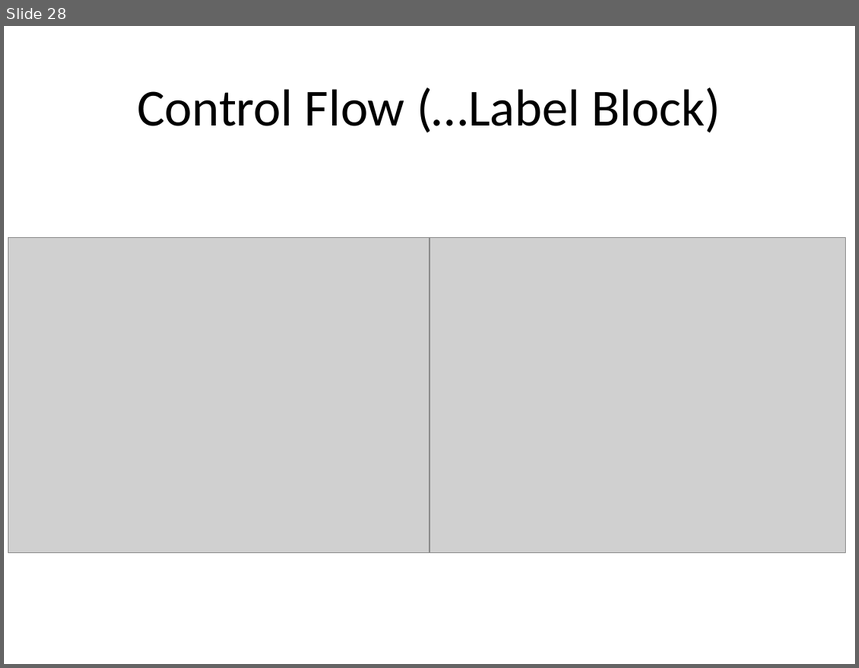
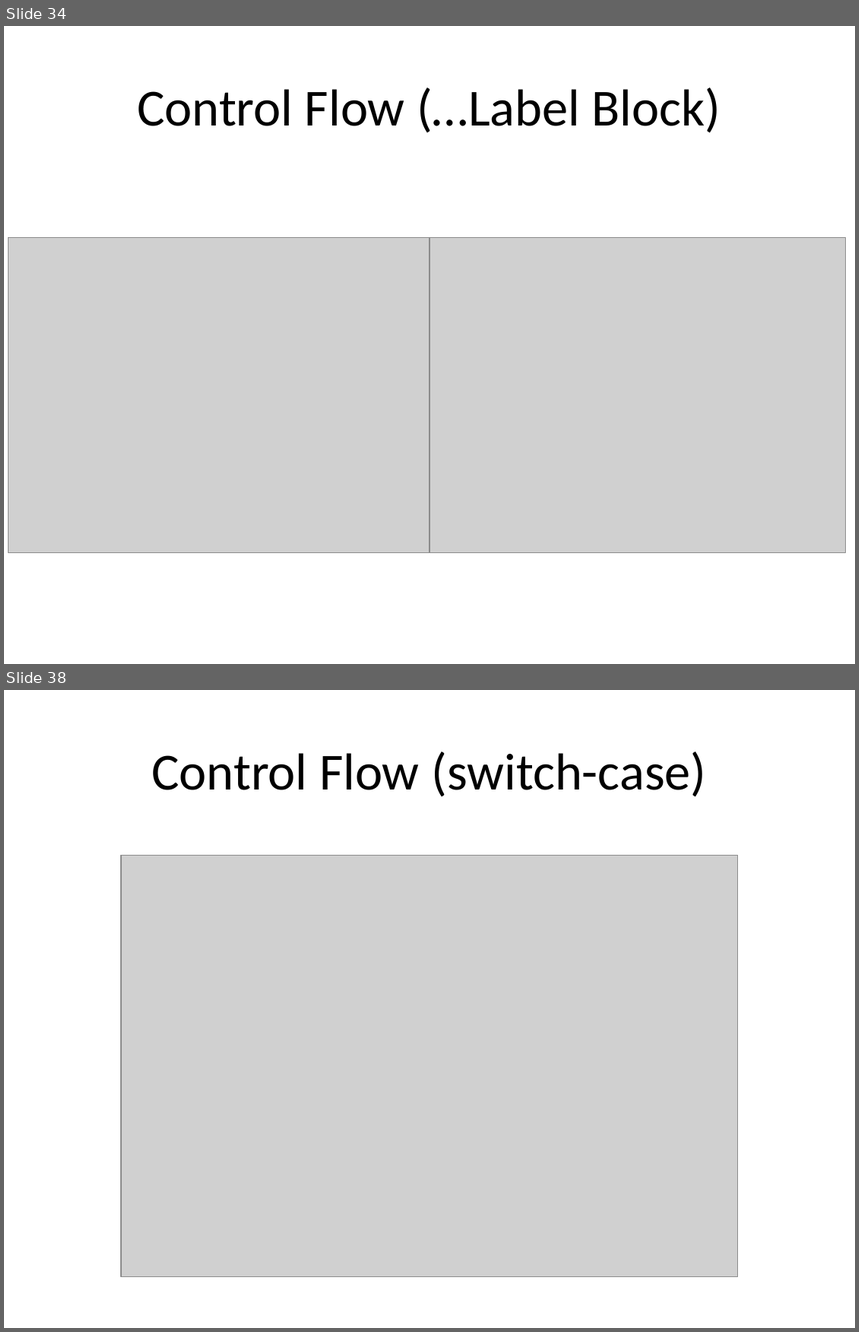
Before and after one commit to milhcbt/oot-aide, a slide deck: src/main/resources/Dasar-Dasar Pemograman Java.pptx. Shown one above the other, each under a label of ours: slide 28 before the commit, slides 34 and 38 after it; the slides between them are not shown. The pictures are 859x668 and 859x1332 pixels, drawn with LibreOffice and Linux fonts; fonts in the diff are those of the drawing; grey boxes stand for pictures. Boxes give left, top, right and bottom in pixels: in the first picture for what was removed or moved away, otherwise in the second. Text is boxed around its words. In the diff, an @@ line names an element or a change of style, - is before the commit and + after.

```diff
--- a/src/main/resources/Dasar-Dasar Pemograman Java.pptx
+++ b/src/main/resources/Dasar-Dasar Pemograman Java.pptx
@@ slide 38 added at (4,690,855,1328), background #FFFFFF @@
@@ title added at (151,752,706,797), 44 pt, text #000000 @@
+Control Flow (switch-case)
@@ picture added at (122,855,739,1277) @@
@@ what was slide 28 is now slide 34 @@
```
Also in this commit, not shown: 3 slides changed, 11 other slides added.
